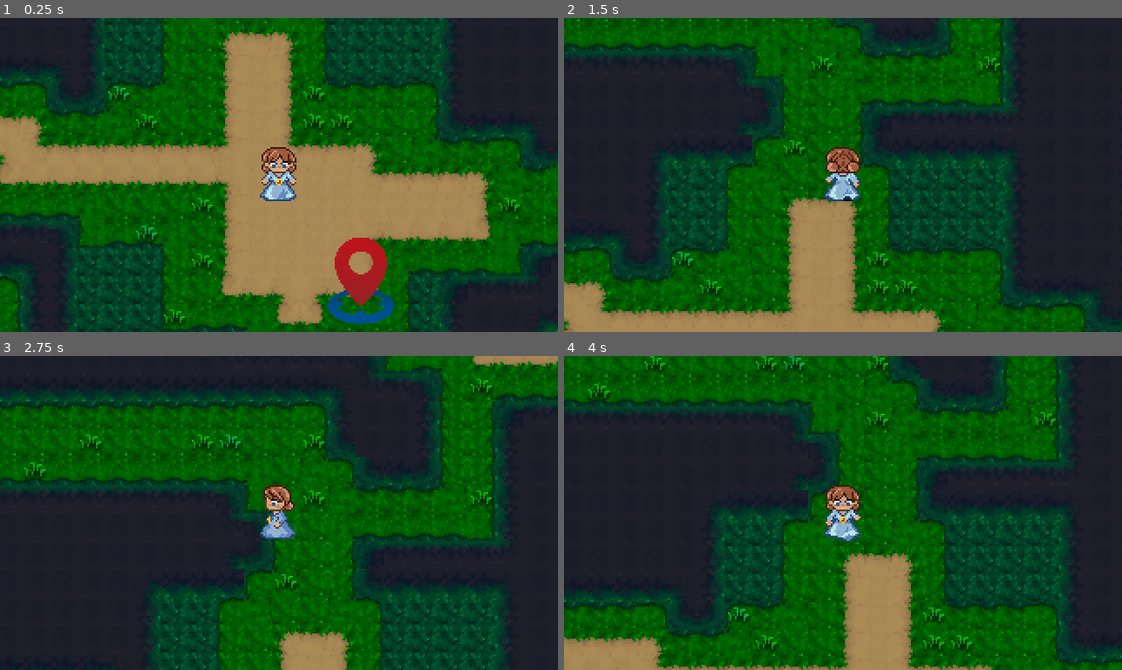
Above: before the commit, frames 1-4 (two rows, left to right).
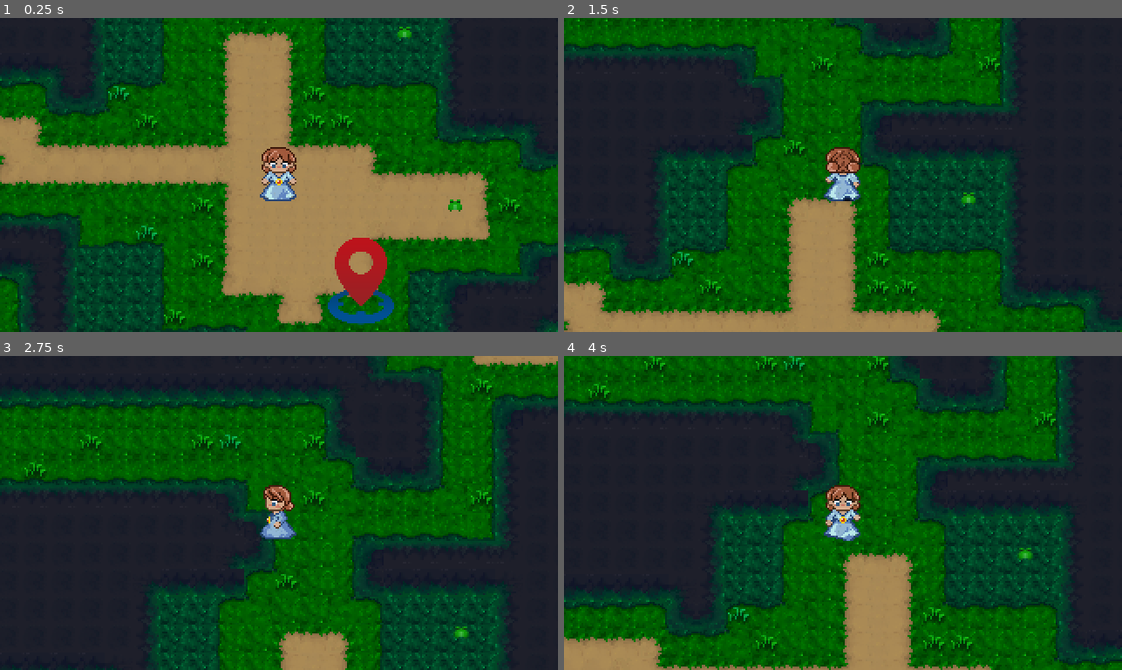
Above: after the commit, the same moments.

Repository: maxthi/GameJam24
Game: Godot game, scene res://levels/level2/level2.tscn
The game is run twice, just before and just after one commit, with the same random seed, the same clock (stepped at 60 frames per second) and the same inputs. This scene is started directly instead of the project's main scene.
Inputs:
- Up to frame 1 (0.25 s): no input
- Up to frame 2 (1.5 s): tap Enter at 0.5 s; hold W (move_up) from 0.53 s (still down)
- Up to frame 3 (2.75 s): release W (move_up) at 2.03 s; hold A (move_left) from 2.03 s (still down)
- Up to frame 4 (4 s): tap Delete (reset) at 2.75, 3.5 s; release A (move_left) at 3.53 s; hold S (move_down) from 3.53 s (still down)

The runs differ from the first frame. In frame 1, 0.1% of the frame differs, in the area x 71-83%, y 2-62%; in frame 2, less than 0.1%; in frame 3, less than 0.1%; in frame 4, less than 0.1%.
Error in both runs: Invalid access to property or key 'on_collectible_pickup' on a base object of type 'Nil'. (res://objects/player/player_script.gd:32)

Commit message:
Added frogs.

Diff:
--- a/levels/level2/level2.tscn
+++ b/levels/level2/level2.tscn
@@ -1,10 +1,11 @@
-[gd_scene load_steps=6 format=3 uid="uid://b2xbxe824sbgq"]
+[gd_scene load_steps=7 format=3 uid="uid://b2xbxe824sbgq"]
 
 [ext_resource type="Script" path="res://levels/level2/level2.gd" id="1_j35mo"]
 [ext_resource type="TileSet" uid="uid://dafx5ijachmt6" path="res://graphics/tileset0.tres" id="1_pe3yi"]
 [ext_resource type="PackedScene" uid="uid://cahstxitftu16" path="res://objects/player/player_scene.tscn" id="2_6cmoq"]
 [ext_resource type="PackedScene" uid="uid://conbqjspl8tfh" path="res://objects/spawn_point/spawn_point.tscn" id="3_rw54t"]
 [ext_resource type="AudioStream" uid="uid://dhl6ate1s1hrb" path="res://music/alexanderZhelanov.mp3" id="5_hntur"]
+[ext_resource type="PackedScene" uid="uid://dqh4kuylvvwe1" path="res://objects/collectable_item/collectable_item_scene.tscn" id="5_t5fxf"]
 
 [node name="MaxTestszene" type="Node2D"]
 script = ExtResource("1_j35mo")
@@ -52,5 +53,45 @@
 [node name="CollisionPolygon2D8" type="CollisionPolygon2D" parent="blocking shapes"]
 polygon = PackedVector2Array(-721, -130, -663, -130, -663, -102, -720, -102)
 
+[node name="frog1" parent="blocking shapes" instance=ExtResource("5_t5fxf")]
+position = Vector2(72, -81)
+SpriteTexture = "frog"
+Strength = -0.5
+
+[node name="frog2" parent="blocking shapes" instance=ExtResource("5_t5fxf")]
+position = Vector2(-493, 173)
+SpriteTexture = "frog"
+Strength = -0.5
+
+[node name="frog3" parent="blocking shapes" instance=ExtResource("5_t5fxf")]
+position = Vector2(-154, -423)
+SpriteTexture = "frog"
+Strength = -0.5
+
+[node name="frog4" parent="blocking shapes" instance=ExtResource("5_t5fxf")]
+position = Vector2(-724, -115)
+SpriteTexture = "frog"
+Strength = -0.5
+
+[node name="frog5" parent="blocking shapes" instance=ExtResource("5_t5fxf")]
+position = Vector2(345, 42)
+SpriteTexture = "frog"
+Strength = -0.5
+
+[node name="frog6" parent="blocking shapes" instance=ExtResource("5_t5fxf")]
+position = Vector2(286, -41)
+SpriteTexture = "frog"
+Strength = -0.5
+
+[node name="frog7" parent="blocking shapes" instance=ExtResource("5_t5fxf")]
+position = Vector2(-647, -52)
+SpriteTexture = "frog"
+Strength = -0.5
+
+[node name="frog8" parent="blocking shapes" instance=ExtResource("5_t5fxf")]
+position = Vector2(101, 18)
+SpriteTexture = "frog"
+Strength = -0.5
+
 [node name="AudioStreamPlayer" type="AudioStreamPlayer" parent="."]
 stream = ExtResource("5_hntur")
